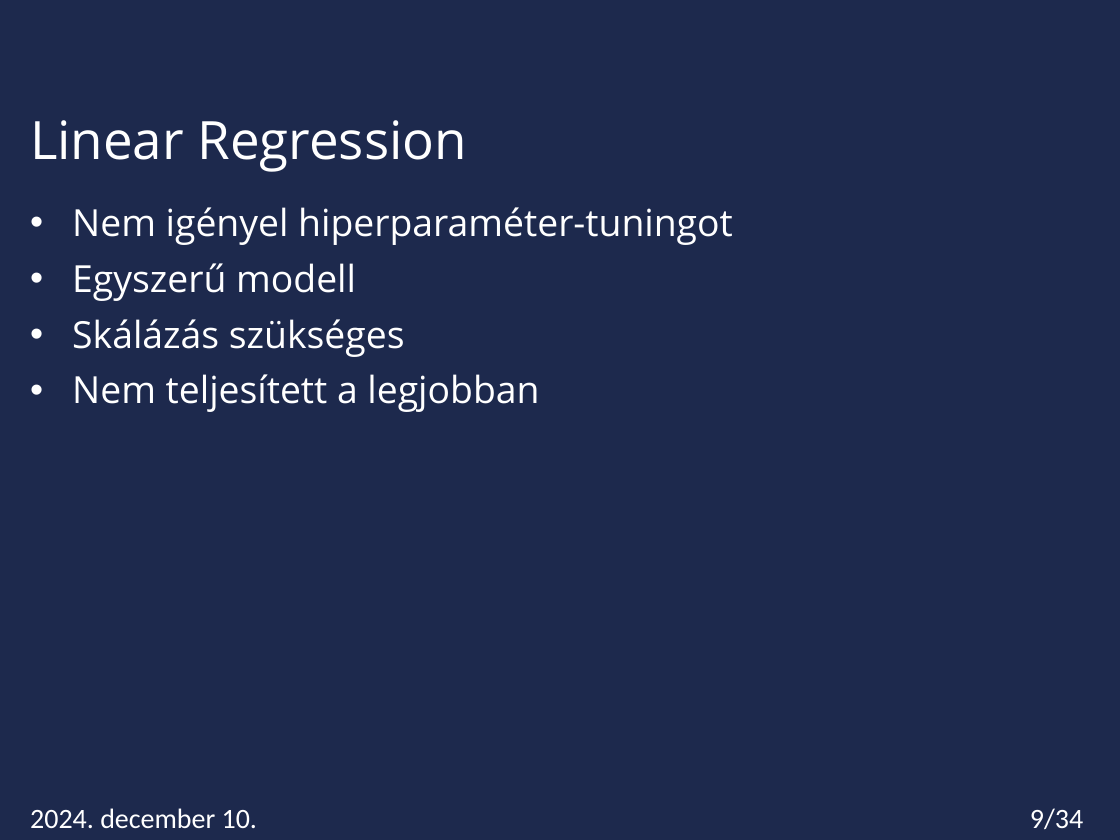
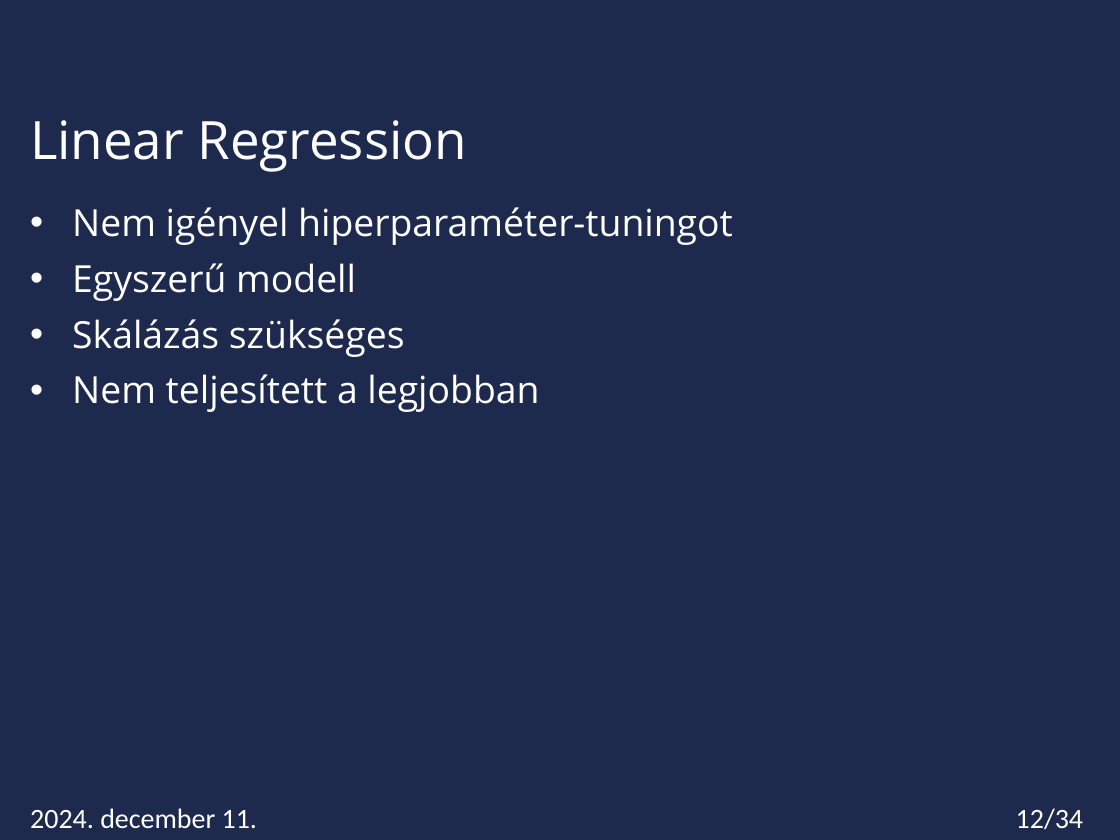
Before and after one commit to Miskota/Kaggle-laptop, a slide deck: slide 12 of laptop_regression.pptx (slide 9 before the commit). Drawn at 1120x840 pixels with LibreOffice and Linux fonts; fonts in the diff are those of the drawing; background and template pictures are left out. Boxes give left, top, right and bottom in pixels: in the first picture for what was removed or moved away, otherwise in the second. Text is boxed around its words. In the diff, an @@ line names an element or a change of style, - is before the commit and + after.

```diff
--- a/laptop_regression.pptx
+++ b/laptop_regression.pptx
@@ text at (30, 808, 257, 828): text changed @@
-2024. december 10.
+2024. december 11.
@@ page number at (1016, 808, 1083, 830): text changed @@
-9/34
+12/34
```
Also in this commit, not shown: 10 other slides changed, 3 slides added, 7 other files.
